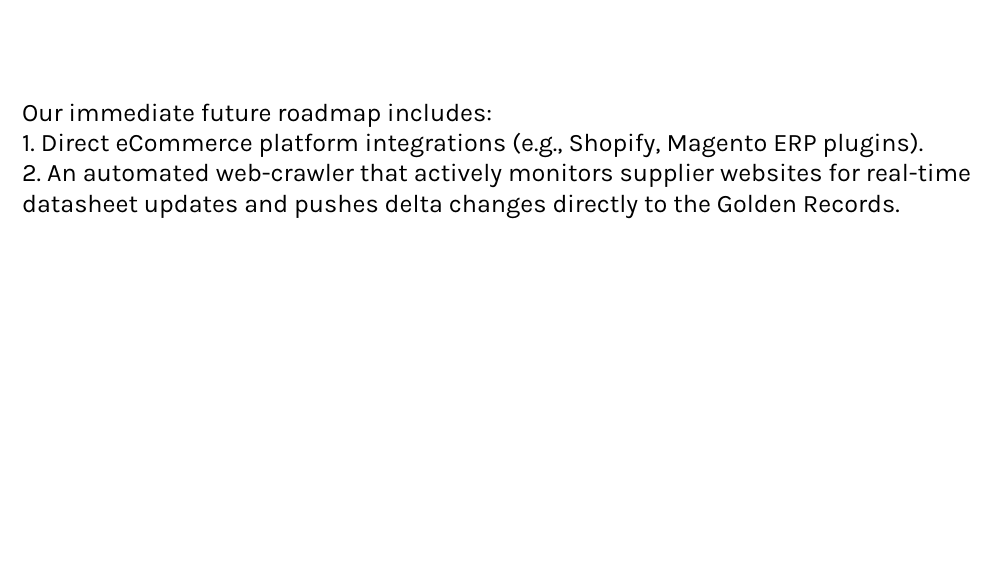
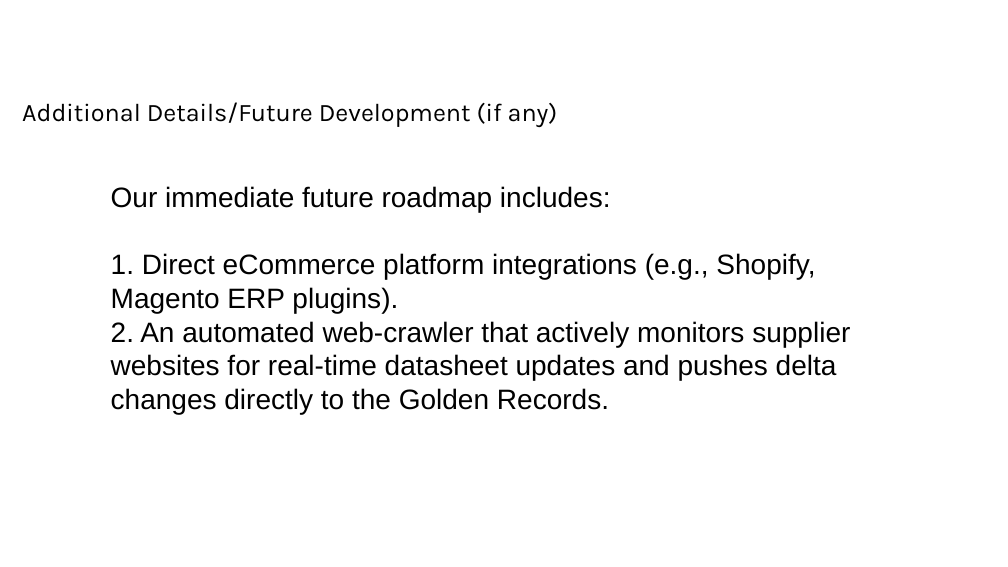
Before and after one commit to Abhi666-max/OmniSpec, a slide deck: slide 12 of Final_OmniSpec_Presentation.pptx (slide 13 before the commit). Drawn at 1008x567 pixels with LibreOffice and Linux fonts; fonts in the diff are those of the drawing; background and template pictures are left out. Boxes give left, top, right and bottom in pixels: in the first picture for what was removed or moved away, otherwise in the second. Text is boxed around its words. In the diff, an @@ line names an element or a change of style, - is before the commit and + after.

```diff
--- a/Final_OmniSpec_Presentation.pptx
+++ b/Final_OmniSpec_Presentation.pptx
@@ text at (x1=22, y1=102, x2=558, y2=127): text changed @@
-Our immediate future roadmap includes:
-1. Direct eCommerce platform integrations (e.g., Shopify, Magento ERP plugins).
-2. An automated web-crawler that actively monitors supplier websites for real-time datasheet updates and pushes delta changes directly to the Golden Records.
+Additional Details/Future Development (if any)
@@ text added at (x1=111, y1=186, x2=850, y2=414), 20 pt, text #000000 @@
+Our immediate future roadmap includes:
+1. Direct eCommerce platform integrations (e.g., Shopify, Magento ERP plugins).
+2. An automated web-crawler that actively monitors supplier websites for real-time datasheet updates and pushes delta changes directly to the Golden Records.
```
Also in this commit, not shown: 11 other slides changed, 1 slide removed, 2 other files.
